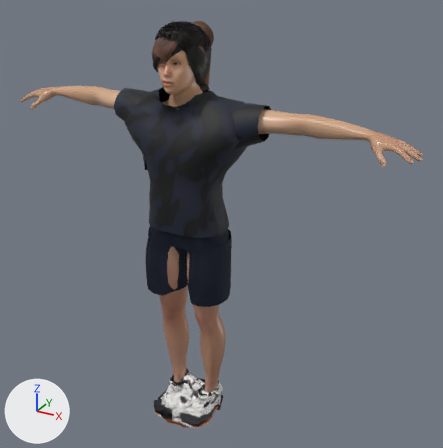
Two versions of the glTF model FEL-full-app/public/models/candidates/fel-kit-male.mobile.glb, one commit apart.
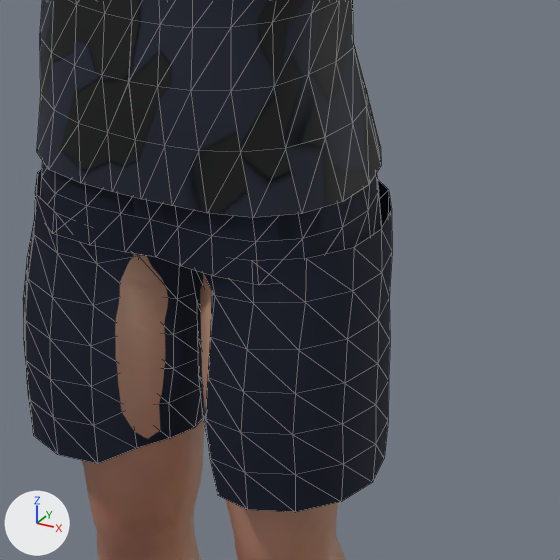
Old and new are each drawn whole from a camera (50 mm lens) standing at (1.262, -2.034, 1.964) and looking at (0.111, 0.059, 0.917) and again close up on the part from 32% to 61% of the width and 42% to 71% of the height. The axes (+X, +Y, +Z) are drawn at lower left. The lights are the same throughout. The first two pictures are the older version. The close-ups show mesh edges as thin lines. Vertices at exactly the same position are counted once.

The first close-up shows 'Body', 'Kit_shorts_shorts_glitch', 'Kit_tops_top_bonds', 'Kit_tops_top_lab'.
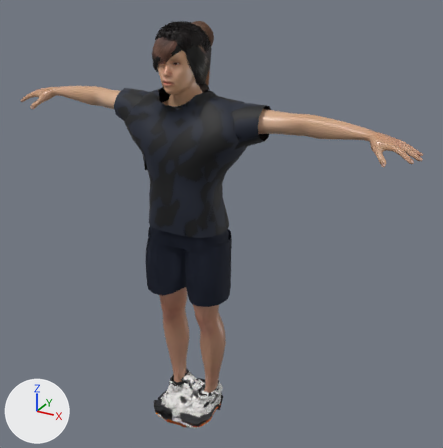
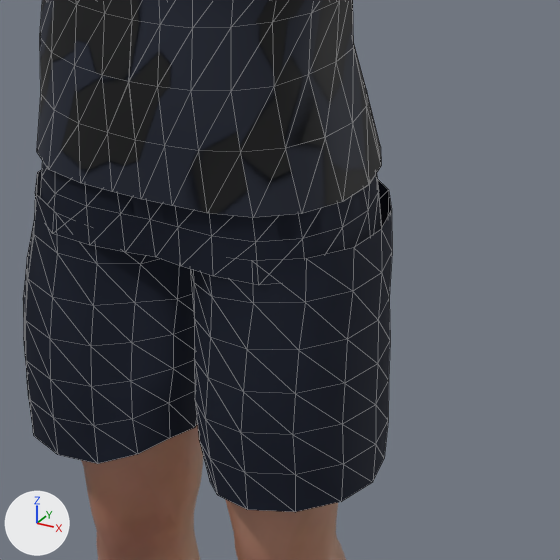
Changed parts and their boxes [x1, y1, x2, y2] in the close-ups (560 x 560 px; the box of a moved part takes in the faces that stretch with it):
'Kit_shorts_shorts_court', reshaped (not visible before): after [23, 162, 392, 512]
'Kit_shorts_shorts_glitch', reshaped (not visible afterwards): before [23, 162, 392, 512]
part 1 of me_jean_shorts, moved or reshaped: before [91, 247, 253, 464]; after [91, 247, 253, 495]

Diff of the bpy script that builds the scene:
```diff
--- a/FEL-full-app/public/models/candidates/fel-kit-male.mobile.glb.py
+++ b/FEL-full-app/public/models/candidates/fel-kit-male.mobile.glb.py
@@ me_jean_shorts @@
 # used by ob_kit_shorts_shorts_court; location = (0.0, 0.0, 0.0)
-me_jean_shorts.from_pydata(...)  # 316 vertices, 528 faces; spans x -0.196..0.199, y -0.155..0.11, z 0.625..1.03
-me_jean_shorts.vertices[129].co = (0.068, -0.128, 0.836)  # pixel (214, 295)
-me_jean_shorts.vertices[131].co = (0.045, -0.095, 0.835)
-me_jean_shorts.vertices[153].co = (0.052, -0.1, 0.799)
-me_jean_shorts.vertices[167].co = (0.053, -0.099, 0.755)
-me_jean_shorts.vertices[181].co = (0.052, -0.101, 0.712)
-me_jean_shorts.vertices[195].co = (0.059, -0.1, 0.671)
-me_jean_shorts.vertices[209].co = (0.069, -0.095, 0.631)
-me_jean_shorts.vertices[223].co = (-0.04, -0.094, 0.838)  # pixel (138, 256)
-me_jean_shorts.vertices[248].co = (-0.047, -0.097, 0.797)
-me_jean_shorts.vertices[262].co = (-0.051, -0.1, 0.755)
-me_jean_shorts.vertices[276].co = (-0.051, -0.103, 0.714)
-me_jean_shorts.vertices[290].co = (-0.049, -0.104, 0.672)
-me_jean_shorts.vertices[304].co = (-0.043, -0.106, 0.628)  # pixel (136, 448)
+me_jean_shorts.from_pydata(...)  # 316 vertices, 528 faces; spans x -0.196..0.199, y -0.155..0.11, z 0.624..1.03
+# me_jean_shorts part 1
+me_jean_shorts.vertices[129].co = (0.067, -0.131, 0.836)  # pixel (211, 296)
+me_jean_shorts.vertices[131].co = (0.034, -0.111, 0.835)  # pixel (193, 282)
+me_jean_shorts.vertices[153].co = (0.038, -0.118, 0.8)  # pixel (194, 318)
+me_jean_shorts.vertices[167].co = (0.038, -0.119, 0.756)  # pixel (194, 359)
+me_jean_shorts.vertices[181].co = (0.037, -0.12, 0.712)  # pixel (194, 399)
+me_jean_shorts.vertices[195].co = (0.043, -0.123, 0.669)  # pixel (199, 440)
+me_jean_shorts.vertices[209].co = (0.053, -0.121, 0.624)  # pixel (209, 481)
+me_jean_shorts.vertices[223].co = (-0.03, -0.107, 0.838)  # pixel (140, 264)
+me_jean_shorts.vertices[248].co = (-0.032, -0.115, 0.798)  # pixel (134, 302)
+me_jean_shorts.vertices[262].co = (-0.035, -0.12, 0.756)  # pixel (131, 342)
+me_jean_shorts.vertices[276].co = (-0.036, -0.122, 0.714)  # pixel (130, 381)
+me_jean_shorts.vertices[290].co = (-0.036, -0.121, 0.67)  # pixel (132, 419)
+me_jean_shorts.vertices[304].co = (-0.037, -0.113, 0.626)  # pixel (137, 454)
+# other edits to the shape of me_jean_shorts do not show in these pictures
 me_jean_shorts.materials.append(mat_shorts_shorts_court)
```
